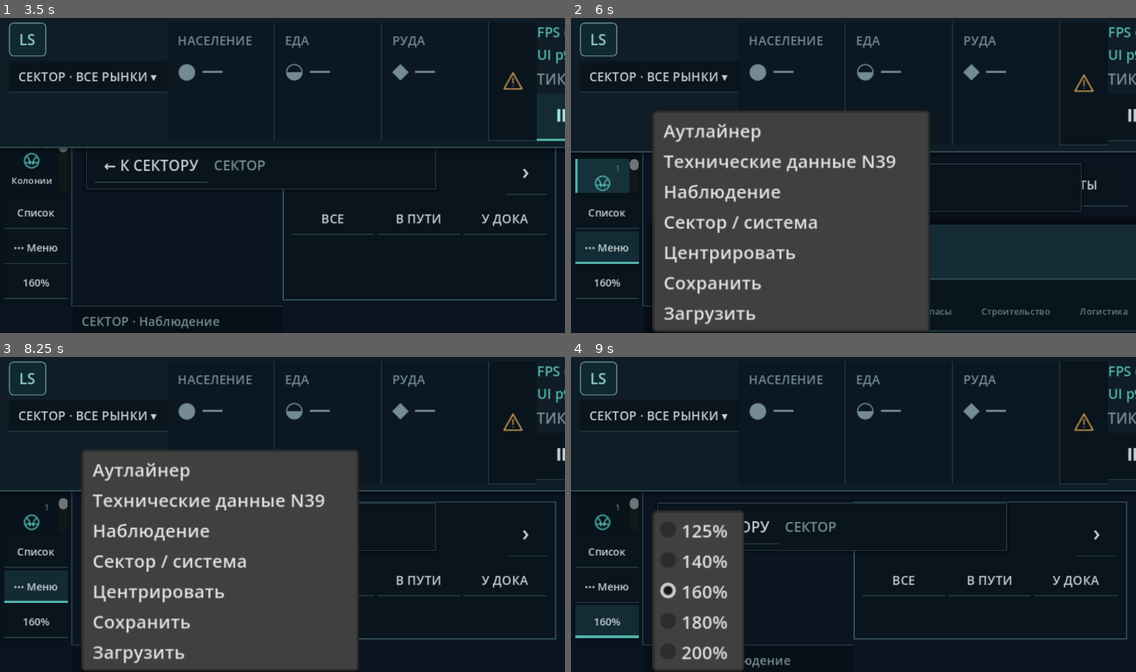
Above: before the commit, frames 1-4 (two rows, left to right).
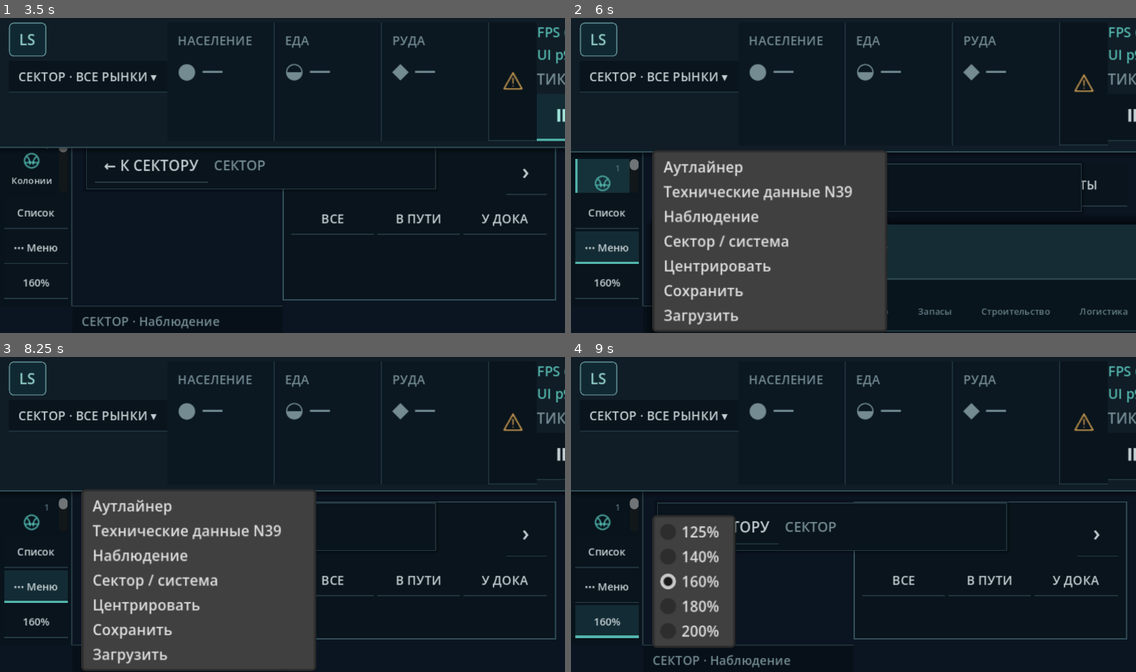
Above: after the commit, the same moments.

Repository: Mefits/Living-Sector
Game: Godot game, scene res://scenes/main.tscn
Same seed, same stepped clock (60 frames per second), same inputs: the game is played once before the commit and once after it.
Inputs (mouse positions are in pixels of both pictures, inside the frame that each line leads up to):
- Up to frame 1 (3.5 s): click "СЕКТОР · ВСЕ РЫНКИ ▾" at 0.5 s; click (514, 81) at 1.25 s; click "0" at 2 s; click "⏸" at 2.75 s
- Up to frame 2 (6 s): click "1" at 3.5 s; click "0" at 4.25 s; click "1" at 5 s; click "2" at 5.75 s
- Up to frame 3 (8.25 s): click "3" at 6.5 s; click "Список" at 7.25 s; click "⋯ Меню" at 8 s
- Up to frame 4 (9 s): click "160%" at 8.75 s

Frame 1 is identical in both runs. In frame 2, 15% of the frame differs, in the area x 14-64%, y 29-100%; in frame 3, 15%; in frame 4, 3.5%.

Commit message:
feat(ui): attach shared Theme to StrategyUI without changing simulation [skip ci]

Diff:
--- a/godot/scripts/view/strategy_ui.gd
+++ b/godot/scripts/view/strategy_ui.gd
@@ -5,6 +5,7 @@
 const ShipPresence = preload("res://scripts/view/ship_body_projection.gd")
 const FullWorkspaces = preload("res://scripts/view/strategy_workspaces.gd")
 const FigmaIcons = preload("res://scripts/view/figma_strategy_icons.gd")
+const LSTheme = preload("res://scripts/view/ls_ui_theme.gd")
 ## Living Sector strategy HUD — Figma-inspired, read-only presentation.
 ## The game owns the map, authoritative economy, orders and clock.
 ## Never requests a new world_snapshot or invents per-tick trends.
@@ -161,6 +162,9 @@
     _game = game
 
 func _ready() -> void:
+    # Base UI theme is shared; pre-existing per-control overrides stay intact.
+    # New reusable components use named LS* theme variations.
+    theme = LSTheme.build()
     mouse_filter = Control.MOUSE_FILTER_IGNORE
     set_anchors_and_offsets_preset(Control.PRESET_FULL_RECT)
     _build_top()
